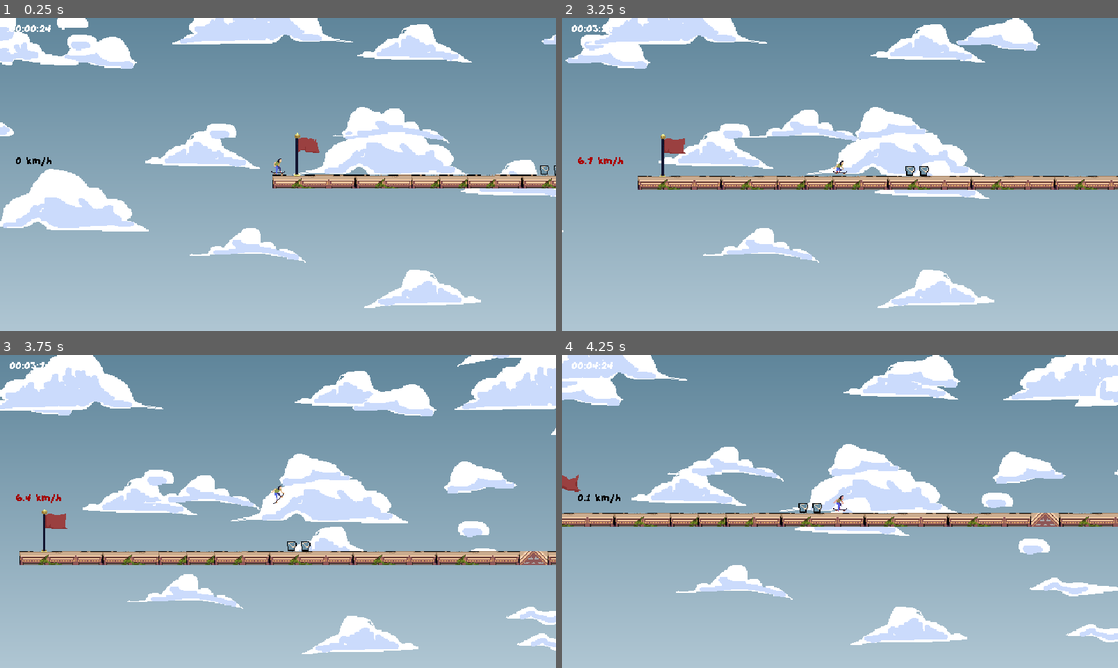
Above: before the commit, frames 1-4 (two rows, left to right).
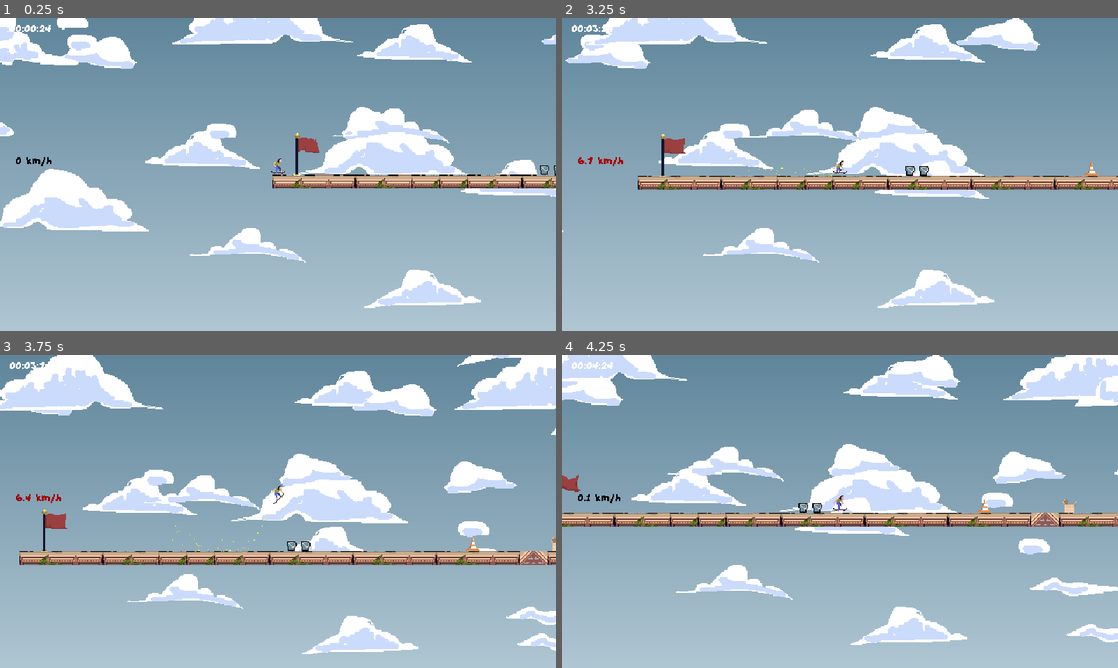
Above: after the commit, the same moments.

Repository: Minipeps/SpeedJam-8
Game: Godot game, scene res://2D/Level.tscn
Same seed, same stepped clock (60 frames per second), same inputs: the game is played once before the commit and once after it. This scene is started directly instead of the project's main scene.
Inputs (mouse positions are in pixels of both pictures, inside the frame that each line leads up to):
- Up to frame 1 (0.25 s): no input
- Up to frame 2 (3.25 s): tap Enter (ui_accept) at 0.5, 0.77, 1.52, 3.02 s; move the mouse to (962, 158) at 0.52 s; hold Right (player_move_right) 0.53-1.28 s; tap C (display_end_screen_lose) at 0.6, 2.1 s; move the mouse to (728, 190) at 1.27 s; hold Down (player_move_down) 1.28-2.03 s; tap X (display_end_screen_win) at 1.35, 2.85 s; move the mouse to (895, 105) at 2.02 s; hold Right (player_move_right) 2.03-2.78 s; move the mouse to (812, 237) at 2.77 s; hold Up (player_move_up) from 2.78 s (still down)
- Up to frame 3 (3.75 s): move the mouse to (444, 558) at 3.52 s; release Up (player_move_up) at 3.53 s; hold Left (player_move_left) from 3.53 s (still down); tap C (display_end_screen_lose) at 3.6 s
- Up to frame 4 (4.25 s): keep holding Left (player_move_left); tap Enter (ui_accept) at 3.77 s

Frame 1 is identical in both runs. In frame 2, less than 0.1% of the frame differs, in the area x 29-97%, y 42-51%; in frame 3, less than 0.1%; in frame 4, 0.1%, in the area x 49-93%, y 46-51%.

Commit message:
BEST FEATURE

Diff:
--- a/2D/Level.tscn
+++ b/2D/Level.tscn
@@ -8,6 +8,8 @@
 [ext_resource type="PackedScene" uid="uid://b7qnyrfh2v8ve" path="res://Checkpoint/checkpoint.tscn" id="5_bubwb"]
 [ext_resource type="PackedScene" uid="uid://hhg3splfg7rx" path="res://Parallax/Parallax.tscn" id="6_je5dk"]
 [ext_resource type="PackedScene" uid="uid://cti5csv2gixaj" path="res://Timer/speed_counter.tscn" id="6_sqcud"]
+[ext_resource type="PackedScene" uid="uid://brky8na4eiune" path="res://Obstacles/Obstacle_Cone.tscn" id="9_ciupy"]
+[ext_resource type="PackedScene" uid="uid://bbuor71w7gaxd" path="res://Obstacles/Obstacle_Carton.tscn" id="10_efqkv"]
 
 [sub_resource type="CanvasItemMaterial" id="CanvasItemMaterial_vog4m"]
 
@@ -194,17 +196,6 @@
 [node name="Parallax" parent="." instance=ExtResource("6_je5dk")]
 position = Vector2(-265, 18)
 
-[node name="Player2d" parent="." instance=ExtResource("3_dohc5")]
-position = Vector2(55, 272)
-floor_max_angle = 0.991347
-SPEED = 100.0
-MAX_JUMP_VELOCITY = 310
-TIME_TO_REACH_MAX_JUMP_VELOCITY = 0.3
-MAX_JUMP_DURATION = 0.25
-GRAVITY_FACTOR = 4
-FALL_FACTOR = 2000
-TECH_TOLERANCE_TIME = 0.5
-
 [node name="StaticBody2D" type="StaticBody2D" parent="."]
 collision_layer = 2
 
@@ -251,3 +242,35 @@
 
 [node name="LevelEnd" parent="." instance=ExtResource("5_7coiq")]
 position = Vector2(1356, 110)
+
+[node name="Obstacle_Cone" parent="." instance=ExtResource("9_ciupy")]
+position = Vector2(570, 281)
+
+[node name="Obstacle_Carton" parent="." instance=ExtResource("10_efqkv")]
+position = Vector2(668, 281)
+
+[node name="Player2d" parent="." instance=ExtResource("3_dohc5")]
+position = Vector2(55, 272)
+floor_max_angle = 0.991347
+SPEED = 100.0
+MAX_JUMP_VELOCITY = 310
+TIME_TO_REACH_MAX_JUMP_VELOCITY = 0.1
+MAX_JUMP_DURATION = 0.25
+GRAVITY_FACTOR = 4
+FALL_FACTOR = 2000
+TECH_TOLERANCE_TIME = 0.5
+
+[node name="Sparkle" type="CPUParticles2D" parent="Player2d"]
+position = Vector2(-5, 0)
+amount = 30
+lifetime = 0.3
+speed_scale = 0.4
+explosiveness = 0.09
+randomness = 0.73
+emission_shape = 2
+emission_sphere_radius = 0.01
+direction = Vector2(-2.84, -1)
+spread = 36.78
+gravity = Vector2(-100, -200)
+initial_velocity_max = 114.28
+color = Color(1, 1, 0.141176, 1)
--- a/2D/Player/Player2D.tscn
+++ b/2D/Player/Player2D.tscn
@@ -215,3 +215,5 @@
 [node name="LoadingJumpTimer" type="Timer" parent="."]
 
 [node name="FallAnimationTimer" type="Timer" parent="."]
+
+[node name="SparkleTimer" type="Timer" parent="."]
--- a/2D/Player/player2D.gd
+++ b/2D/Player/player2D.gd
@@ -10,6 +10,7 @@
 @export var FALL_FACTOR = 4
 @export var TECH_TOLERANCE_TIME = 0.1
 @export var FLASH_TIME = 0.2
+@export var SPARkLE_TIME = 0.2
 
 signal on_player_death
 
@@ -37,6 +38,7 @@
 @onready var techAnimationTimer: Timer = $TechAnimationTimer
 @onready var fallAnimationTimer: Timer = $FallAnimationTimer
 @onready var flyingTimer: Timer = $FlyingTimer
+@onready var sparkleTimer: Timer = $SparkleTimer
 var attemptingTech: bool = false
 
 func _ready():
@@ -58,6 +60,10 @@
 	flyingTimer.set_one_shot(true)
 	flyingTimer.set_wait_time(MAX_JUMP_DURATION)
 
+	sparkleTimer.set_one_shot(true)
+	sparkleTimer.set_wait_time(SPARkLE_TIME)
+	sparkleTimer.timeout.connect(_stop_sparkling)
+
 func reset_player():
 	isDead = false
 	leftTheFloor = false
@@ -72,6 +78,11 @@
 	attemptingTech = false
 
 func _physics_process(delta):
+	print(velocity.x)
+	if velocity.x < 50:
+		_start_sparkling()
+	else:
+		_stop_sparkling()
 	if fallAnimationTimer.is_stopped() == false:
 		_apply_fall_color()
 	if techAnimationTimer.is_stopped() == false:
@@ -233,6 +244,12 @@
 func _apply_fall_color():
 	var normalized = fallAnimationTimer.time_left / fallAnimationTimer.wait_time
 	$AnimatedSprite2D.modulate = Color(1., normalized, 1.)
+
+func _start_sparkling():
+	$Sparkle.amount = 30
+
+func _stop_sparkling():
+	$Sparkle.amount = 0
 
 func _state_to_string(state: State) -> String:
 	if state == State.IDLE:
Not shown: 1 places in 2D/Level.tscn that only renumber resources
